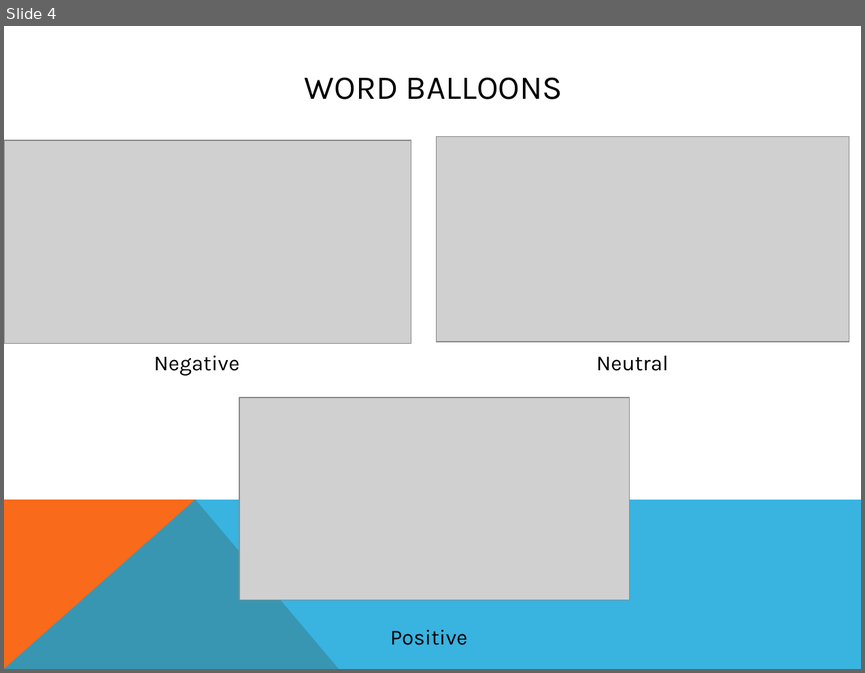
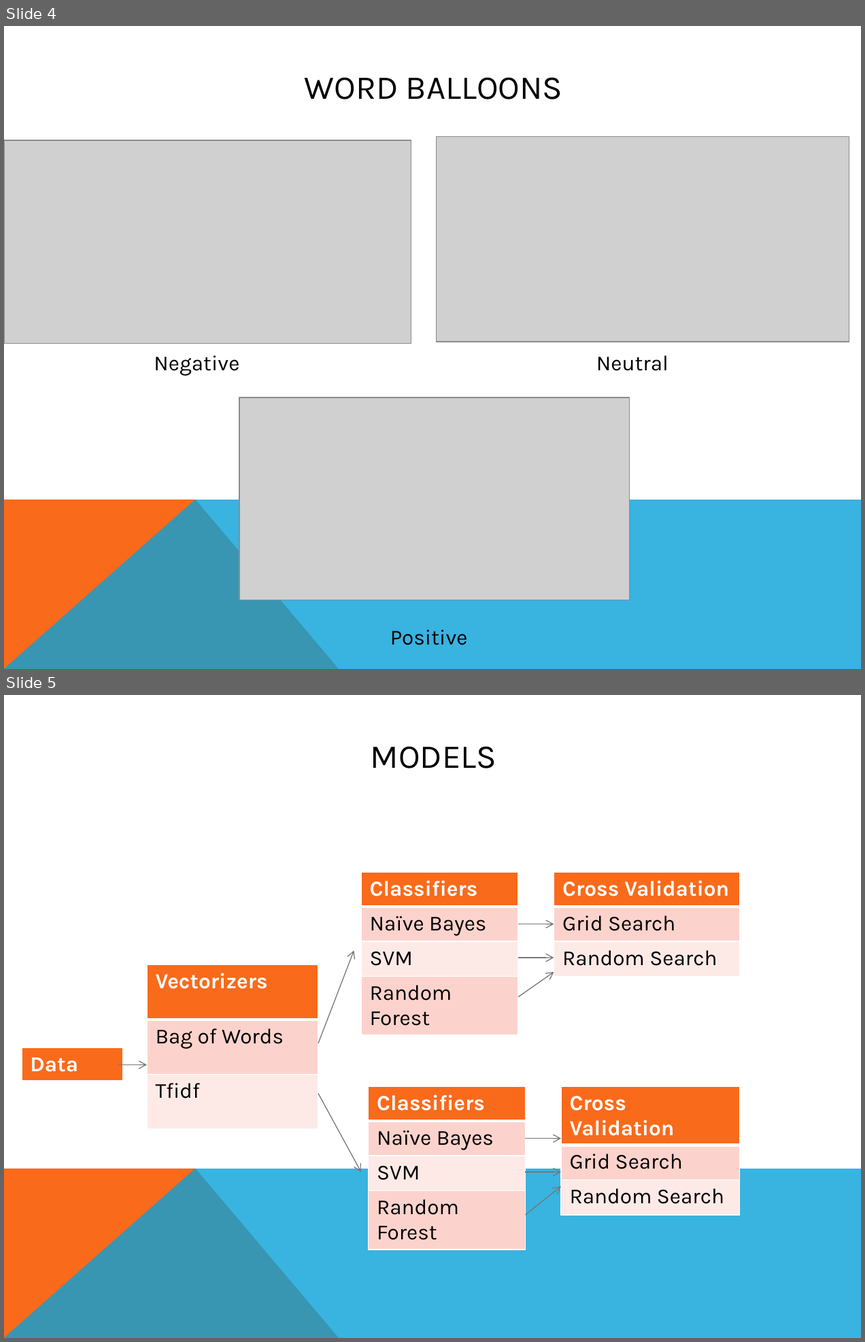
Before and after one commit to willjdew/Airline-Twitter-Sentiment, a slide deck: documents/Twitter US Airline Sentiment Analysis PP.pptx. Shown one above the other, each under a label of ours: slide 4 before the commit, slides 4 and 5 after it. The pictures are 865x673 and 865x1342 pixels, drawn with LibreOffice and Linux fonts; fonts in the diff are those of the drawing; grey boxes stand for pictures. Boxes give left, top, right and bottom in pixels: in the first picture for what was removed or moved away, otherwise in the second. Text is boxed around its words. In the diff, an @@ line names an element or a change of style, - is before the commit and + after.

```diff
--- a/documents/Twitter US Airline Sentiment Analysis PP.pptx
+++ b/documents/Twitter US Airline Sentiment Analysis PP.pptx
@@ slide 5 added at bbox=[4, 695, 861, 1338], background #FFFFFF; not listed: 2 template elements that a slide beside it also shows @@
@@ title added at bbox=[371, 746, 496, 768], 28 pt, text #000000 @@
+MODELS
@@ table added at bbox=[361, 872, 518, 1028], 4 rows, 1 columns @@
+Classifiers
+Naïve Bayes
+SVM
+Random Forest
@@ table added at bbox=[554, 872, 740, 976], 3 rows, 1 columns @@
+Cross Validation
+Grid Search
+Random Search
@@ arrow added from (518, 923) to (554, 923), #76787B 0.75 pt @@
@@ arrow added from (318, 1043) to (354, 950), #76787B 0.75 pt @@
@@ arrow added from (518, 957) to (554, 957), #76787B 0.75 pt @@
@@ table added at bbox=[147, 965, 318, 1130], 3 rows, 1 columns @@
+Vectorizers
+Bag of Words
+Tfidf
@@ arrow added from (518, 997) to (554, 972), #76787B 0.75 pt @@
@@ table added at bbox=[21, 1047, 122, 1081], 1 rows, 1 columns @@
+Data
@@ arrow added from (118, 1064) to (147, 1064), #76787B 0.75 pt @@
@@ arrow added from (318, 1093) to (361, 1172), #76787B 0.75 pt @@
@@ table added at bbox=[368, 1086, 525, 1242], 4 rows, 1 columns @@
+Classifiers
+Naïve Bayes
+SVM
+Random Forest
@@ table added at bbox=[561, 1086, 739, 1206], 3 rows, 1 columns @@
+Cross Validation
+Grid Search
+Random Search
@@ arrow added from (525, 1138) to (561, 1138), #76787B 0.75 pt @@
@@ arrow added from (525, 1172) to (561, 1172), #76787B 0.75 pt @@
@@ arrow added from (525, 1215) to (561, 1186), #76787B 0.75 pt @@
```
Also in this commit, not shown: 1 slide changed, 4 other slides added, 3 slides removed, 1 other file.
